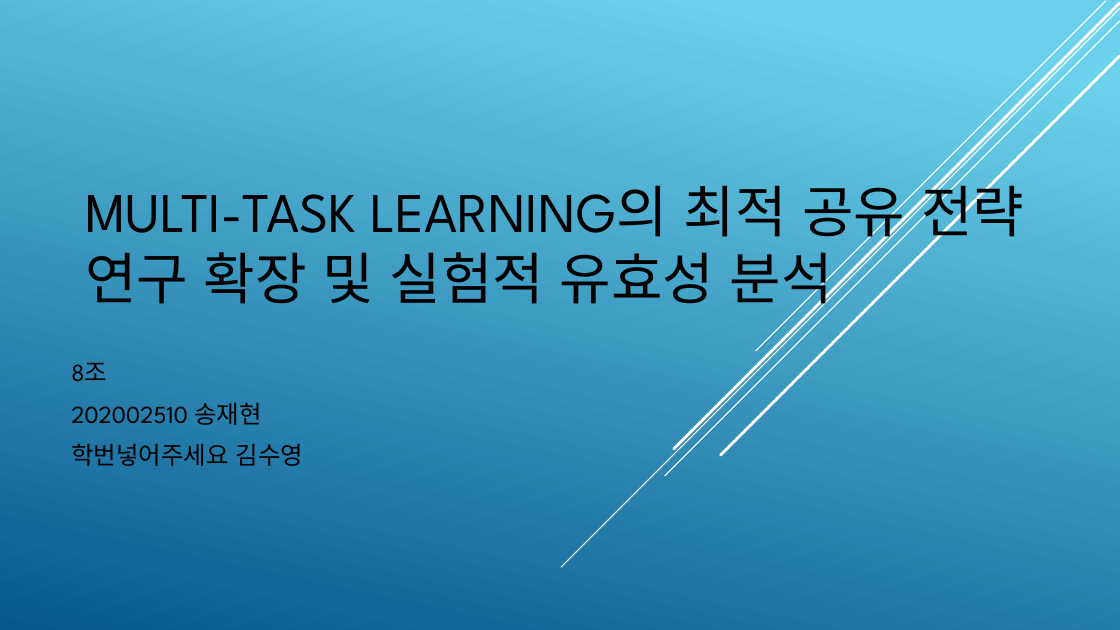
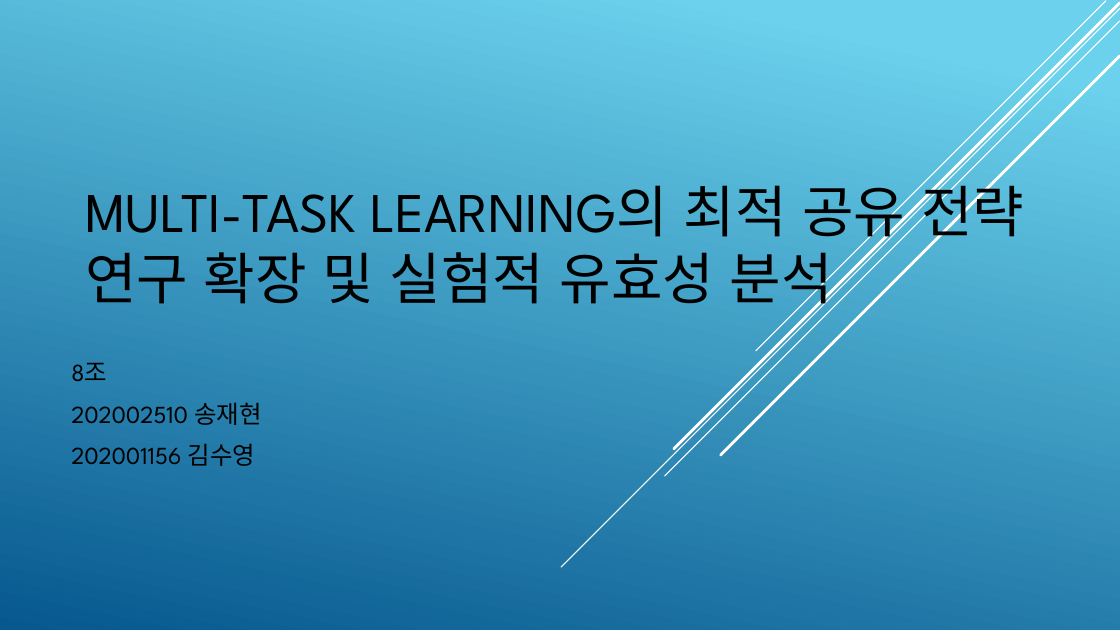
Before and after one commit to jellyfish319/CNU_Multi-Task_Learning, a slide deck: slide 1 of other/8조 발표자료 중간본.pptx. Drawn at 1120x630 pixels with LibreOffice and Linux fonts; fonts in the diff are those of the drawing. Boxes give left, top, right and bottom in pixels: in the first picture for what was removed or moved away, otherwise in the second. Text is boxed around its words. In the diff, an @@ line names an element or a change of style, - is before the commit and + after.

```diff
--- a/other/8조 발표자료 중간본.pptx
+++ b/other/8조 발표자료 중간본.pptx
@@ subtitle at [71,443,256,466]: text changed @@
-학번넣어주세요 김수영
+202001156 김수영
```
Also in this commit, not shown: 1 other slide changed, 1 other file.
